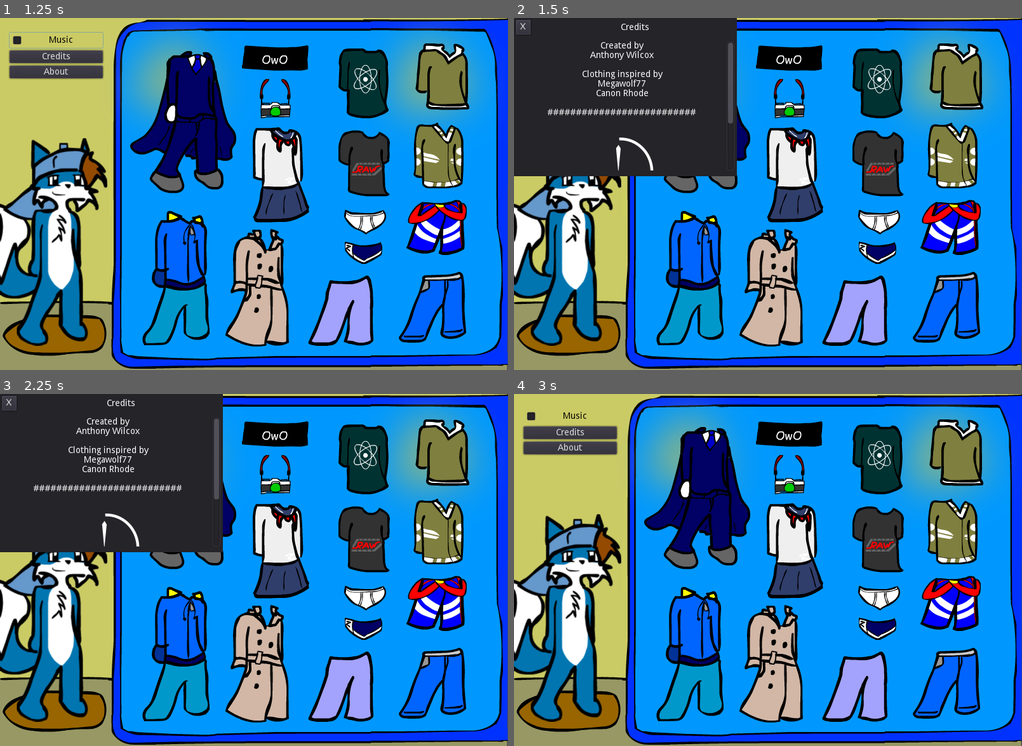
Above: before the commit, frames 1-4 (two rows, left to right).
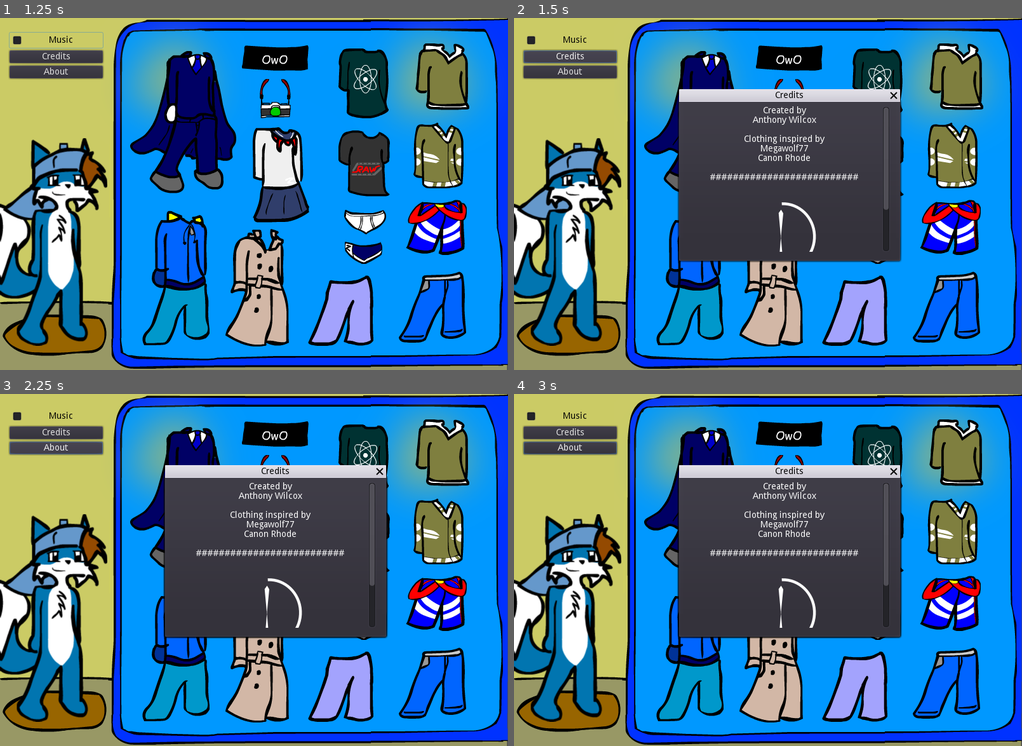
Above: after the commit, the same moments.

Repository: tonytins/dressupzack
Game: Godot game, scene res://GameScreen.tscn
The game is run twice, just before and just after one commit, with the same random seed, the same clock (stepped at 60 frames per second) and the same inputs.
Inputs (mouse positions are in pixels of both pictures, inside the frame that each line leads up to):
- Up to frame 1 (1.25 s): click "Music" at 0.5 s
- Up to frame 2 (1.5 s): click "Credits" at 1.25 s
- Up to frame 3 (2.25 s): click "About" at 2 s
- Up to frame 4 (3 s): click (524, 404) at 2.75 s, where only the run before the commit has a clickable "X"

Frame 1 is identical in both runs. In frame 2, 37% of the frame differs, in the area x 0-77%, y 0-70%; in frame 3, 37%; in frame 4, 21%.

Commit message:
Replaced custom windows with Godot's native ones
- Got rid of my custom windows for Godot's because I forgot the engine had those, for some reason. ¯\_(ツ)_/¯ Oh well, at least it frees up a lot of unnecessary baggage and stress. Everything else is pretty much the same, aside from that.

Diff:
--- a/project/GameScreen.tscn
+++ b/project/GameScreen.tscn
@@ -8,7 +8,7 @@
 [ext_resource path="res://Shell.tscn" type="PackedScene" id=6]
 [ext_resource path="res://Interface.tscn" type="PackedScene" id=7]
 
-[node name="GameScreen" type="Node2D" index="0"]
+[node name="GameScreen" type="Node2D"]
 
 script = ExtResource( 1 )
 
--- a/project/Interface.tscn
+++ b/project/Interface.tscn
@@ -20,7 +20,16 @@
 size_flags_vertical = 1
 script = ExtResource( 1 )
 
-[node name="ReferenceRect" type="ReferenceRect" parent="." index="0"]
+[node name="Music" type="AudioStreamPlayer" parent="." index="0"]
+
+stream = ExtResource( 2 )
+volume_db = 0.0
+pitch_scale = 1.0
+autoplay = true
+mix_target = 0
+bus = "Master"
+
+[node name="ReferenceRect" type="ReferenceRect" parent="." index="1"]
 
 anchor_left = 0.0
 anchor_top = 0.0
@@ -132,14 +141,134 @@
 align = 1
 _sections_unfolded = [ "Margin" ]
 
-[node name="Music" type="AudioStreamPlayer" parent="." index="1"]
-
-stream = ExtResource( 2 )
-volume_db = 0.0
-pitch_scale = 1.0
-autoplay = true
-mix_target = 0
-bus = "Master"
+[node name="AboutWin" type="WindowDialog" parent="." index="2"]
+
+visible = false
+anchor_left = 0.0
+anchor_top = 0.0
+anchor_right = 0.0
+anchor_bottom = 0.0
+margin_left = 260.0
+margin_top = 132.0
+margin_right = 608.0
+margin_bottom = 382.0
+rect_pivot_offset = Vector2( 0, 0 )
+rect_clip_content = false
+mouse_filter = 0
+mouse_default_cursor_shape = 0
+size_flags_horizontal = 1
+size_flags_vertical = 1
+popup_exclusive = false
+window_title = "KABO"
+resizable = false
+
+[node name="AboutTxt" type="RichTextLabel" parent="AboutWin" index="1"]
+
+anchor_left = 0.0
+anchor_top = 0.0
+anchor_right = 1.0
+anchor_bottom = 1.0
+margin_left = 12.0
+margin_top = 7.0
+margin_right = -16.0
+margin_bottom = -14.0
+rect_pivot_offset = Vector2( 0, 0 )
+rect_clip_content = true
+focus_mode = 2
+mouse_filter = 0
+mouse_default_cursor_shape = 0
+size_flags_horizontal = 1
+size_flags_vertical = 1
+bbcode_enabled = false
+bbcode_text = ""
+visible_characters = -1
+percent_visible = 1.0
+meta_underlined = true
+tab_size = 4
+text = "Zack's Dress Up is a port and remake of ZC's Dress Up. Both created by Anthony Wilcox.
+
+This is free software: you can redistribute it and/or modify it under the terms of the GNU General Public License as published by the Free Software Foundation; either version 3 of the License, or (at your option) any later version.
+
+Zack's Dress Up is distributed in the hope that it will be useful, but WITHOUT ANY WARRANTY; without even the implied warranty of MERCHANTABILITY or FITNESS FOR A PARTICULAR PURPOSE.  See the GNU General Public License for more details.
+
+You should have received a copy of the GNU General Public License along with Zack's Dress Up. If not, see: https://www.gnu.org/licenses/"
+scroll_active = true
+scroll_following = false
+selection_enabled = true
+override_selected_font_color = false
+
+[node name="CreditsWin" type="WindowDialog" parent="." index="3"]
+
+visible = false
+anchor_left = 0.0
+anchor_top = 0.0
+anchor_right = 0.0
+anchor_bottom = 0.0
+margin_left = 260.0
+margin_top = 132.0
+margin_right = 608.0
+margin_bottom = 382.0
+rect_pivot_offset = Vector2( 0, 0 )
+rect_clip_content = false
+mouse_filter = 0
+mouse_default_cursor_shape = 0
+size_flags_horizontal = 1
+size_flags_vertical = 1
+popup_exclusive = false
+window_title = "KCRE"
+resizable = false
+
+[node name="CreditsTxt" type="RichTextLabel" parent="CreditsWin" index="1"]
+
+anchor_left = 0.0
+anchor_top = 0.0
+anchor_right = 0.0
+anchor_bottom = 0.0
+margin_left = 12.0
+margin_top = 7.0
+margin_right = 332.0
+margin_bottom = 236.0
+rect_pivot_offset = Vector2( 0, 0 )
+rect_clip_content = true
+focus_mode = 2
+mouse_filter = 0
+mouse_default_cursor_shape = 0
+size_flags_horizontal = 1
+size_flags_vertical = 1
+bbcode_enabled = true
+bbcode_text = "[center]Created by
+Anthony Wilcox
+
+Clothing inspired by
+Megawolf77
+Canon Rhode
+
+##########################
+
+[img]assets/sixam_logo_200px.png[/img]
+SixAM is a brand by Anthony Wilcox.
+[/center]"
+visible_characters = -1
+percent_visible = 1.0
+meta_underlined = true
+tab_size = 4
+text = "Created by
+Anthony Wilcox
+
+Clothing inspired by
+Megawolf77
+Canon Rhode
+
+##########################
+
+
+SixAM is a brand by Anthony Wilcox.
+"
+scroll_active = true
+scroll_following = false
+selection_enabled = true
+override_selected_font_color = false
+_sections_unfolded = [ "BBCode" ]
 
 [connection signal="toggled" from="ReferenceRect/VertContainer/MusicBtn" to="." method="_on_MusicBtn_toggled"]
 
--- a/project/Shell.tscn
+++ b/project/Shell.tscn
@@ -1,6 +1,6 @@
 [gd_scene format=2]
 
-[node name="Shell" type="Control"]
+[node name="Shell" type="Control" index="0"]
 
 anchor_left = 0.0
 anchor_top = 0.0
@@ -15,7 +15,61 @@
 size_flags_horizontal = 1
 size_flags_vertical = 1
 
-[node name="RefRect" type="ReferenceRect" parent="." index="0"]
+[node name="HelpWin" type="WindowDialog" parent="." index="0"]
+
+visible = false
+anchor_left = 0.0
+anchor_top = 0.0
+anchor_right = 0.0
+anchor_bottom = 0.0
+margin_left = 183.0
+margin_top = 124.0
+margin_right = 373.0
+margin_bottom = 198.0
+rect_pivot_offset = Vector2( 0, 0 )
+rect_clip_content = false
+mouse_filter = 0
+mouse_default_cursor_shape = 0
+size_flags_horizontal = 1
+size_flags_vertical = 1
+popup_exclusive = false
+window_title = "KHELP"
+resizable = false
+
+[node name="HelpTxt" type="RichTextLabel" parent="HelpWin" index="1"]
+
+anchor_left = 0.0
+anchor_top = 0.0
+anchor_right = 1.0
+anchor_bottom = 1.0
+margin_top = 4.0
+rect_pivot_offset = Vector2( 0, 0 )
+rect_clip_content = true
+focus_mode = 2
+mouse_filter = 0
+mouse_default_cursor_shape = 0
+size_flags_horizontal = 1
+size_flags_vertical = 1
+bbcode_enabled = true
+bbcode_text = "[center]help - Shows this window
+lang en - Use English
+lang sv - Use Swedish
+close - Closes the shell[/center]"
+visible_characters = -1
+percent_visible = 1.0
+meta_underlined = true
+tab_size = 4
+text = "help - Shows this window
+lang en - Use English
+lang sv - Use Swedish
+close - Closes the shell"
+scroll_active = true
+scroll_following = false
+selection_enabled = true
+override_selected_font_color = false
+_sections_unfolded = [ "BBCode" ]
+
+[node name="RefRect" type="ReferenceRect" parent="." index="1"]
 
 anchor_left = 0.0
 anchor_top = 0.0
@@ -32,7 +86,7 @@
 size_flags_horizontal = 1
 size_flags_vertical = 1
 
-[node name="HSplit" type="HSplitContainer" parent="RefRect" index="0"]
+[node name="CmdLine" type="LineEdit" parent="RefRect" index="0"]
 
 anchor_left = 0.0
 anchor_top = 0.0
@@ -42,24 +96,6 @@
 margin_top = 6.0
 margin_right = 288.0
 margin_bottom = 30.0
-rect_pivot_offset = Vector2( 0, 0 )
-rect_clip_content = false
-mouse_filter = 0
-mouse_default_cursor_shape = 0
-size_flags_horizontal = 1
-size_flags_vertical = 1
-split_offset = 165
-collapsed = false
-dragger_visibility = 0
-
-[node name="CmdLine" type="LineEdit" parent="RefRect/HSplit" index="0"]
-
-anchor_left = 0.0
-anchor_top = 0.0
-anchor_right = 0.0
-anchor_bottom = 0.0
-margin_right = 223.0
-margin_bottom = 24.0
 rect_pivot_offset = Vector2( 0, 0 )
 rect_clip_content = false
 focus_mode = 2
@@ -75,27 +111,3 @@
 caret_blink_speed = 0.65
 caret_position = 0
 _sections_unfolded = [ "Caret" ]
-
-[node name="ExitBtn" type="Button" parent="RefRect/HSplit" index="1"]
-
-anchor_left = 0.0
-anchor_top = 0.0
-anchor_right = 0.0
-anchor_bottom = 0.0
-margin_left = 235.0
-margin_right = 282.0
-margin_bottom = 24.0
-rect_pivot_offset = Vector2( 0, 0 )
-rect_clip_content = false
-focus_mode = 2
-mouse_filter = 0
-mouse_default_cursor_shape = 0
-size_flags_horizontal = 1
-size_flags_vertical = 1
-toggle_mode = false
-enabled_focus_mode = 2
-shortcut = null
-group = null
-text = "Close"
-flat = false
-align = 1
--- a/project/lang/local.csv
+++ b/project/lang/local.csv
@@ -3,3 +3,4 @@
 KCRE,Credits,Eftertexter
 KABO,About,Handla om
 KSOO,Coming Soon,Kommer snart
+KHELP,Help,Hjälp
--- a/project/project.godot
+++ b/project/project.godot
@@ -24,7 +24,7 @@
 
 [input]
 
-ui_test=[ Object(InputEventKey,"resource_local_to_scene":false,"resource_name":"","device":0,"alt":false,"shift":false,"control":true,"meta":false,"command":true,"pressed":false,"scancode":16777255,"unicode":0,"echo":false,"script":null)
+ui_shell=[ Object(InputEventKey,"resource_local_to_scene":false,"resource_name":"","device":0,"alt":false,"shift":false,"control":true,"meta":false,"command":true,"pressed":false,"scancode":16777255,"unicode":0,"echo":false,"script":null)
  ]
 
 [locale]
--- a/project/src/GameScreen.gd
+++ b/project/src/GameScreen.gd
@@ -1,20 +1,25 @@
 extends Node2D
 
 onready var shell = $Shell
-onready var cmdl = $Shell/RefRect/HSplit/CmdLine
-onready var cmdl_exit_btn = $Shell/RefRect/HSplit/ExitBtn
+onready var cmdl = $Shell/RefRect/CmdLine
+onready var cmdl_help = $Shell/HelpWin
+
+const CLOSE_CMD = "close"
 
 func _process(delta):
 	cmd_interface()
 
 func cmd_interface():
-	if Input.is_action_pressed("ui_test"):
+	if Input.is_action_pressed("ui_shell"):
+		if cmdl.text == CLOSE_CMD:
+			cmdl.text = ""
 		shell.show()
-
-	if cmdl_exit_btn.pressed:
-		shell.hide()
 
 	if cmdl.text == "lang sv" and Input.is_key_pressed(KEY_ENTER):
 		TranslationServer.set_locale("sv")
 	elif cmdl.text == "lang en" and Input.is_key_pressed(KEY_ENTER):
 		TranslationServer.set_locale("en")
+	elif cmdl.text == "help"and Input.is_key_pressed(KEY_ENTER):
+		cmdl_help.show()
+	elif cmdl.text == CLOSE_CMD and Input.is_key_pressed(KEY_ENTER):
+		shell.hide()
--- a/project/src/Interface.gd
+++ b/project/src/Interface.gd
@@ -2,18 +2,14 @@
 # See the LICENSE file in the project root for more information.
 extends Control
 
-onready var coming_soon_win = preload("res://windows/ComingSoon.tscn")
-onready var about_win = preload("res://windows/About.tscn")
-onready var credits_win = preload("res://windows/Credits.tscn")
+onready var about_win = $AboutWin
+onready var credits_win = $CreditsWin
 
 func _on_AboutBtn_pressed():
-	var win_instance = about_win.instance()
-	add_child(win_instance)
-
+	about_win.show()
 
 func _on_CreditsBtn_pressed():
-	var win_instance = credits_win.instance()
-	add_child(win_instance)
+	credits_win.show()
 
 func _on_MusicBtn_toggled(button_pressed):
 	if button_pressed == true:
--- a/project/widgets/WindowControl.tscn
+++ /dev/null
@@ -1,179 +0,0 @@
-[gd_scene load_steps=2 format=2]
-
-[ext_resource path="res://src/WindowControl.gd" type="Script" id=1]
-
-[node name="WindowControl" type="Control"]
-
-anchor_left = 0.0
-anchor_top = 0.0
-anchor_right = 0.0
-anchor_bottom = 0.0
-margin_right = 40.0
-margin_bottom = 40.0
-rect_pivot_offset = Vector2( 0, 0 )
-rect_clip_content = false
-mouse_filter = 0
-mouse_default_cursor_shape = 0
-size_flags_horizontal = 1
-size_flags_vertical = 1
-script = ExtResource( 1 )
-toolbar_title = ""
-content_text = ""
-content_height = 216
-
-[node name="WindowFrame" type="ReferenceRect" parent="." index="0"]
-
-anchor_left = 0.0
-anchor_top = 0.0
-anchor_right = 0.0
-anchor_bottom = 0.0
-margin_right = 351.0
-margin_bottom = 249.0
-rect_pivot_offset = Vector2( 0, 0 )
-rect_clip_content = false
-mouse_filter = 0
-mouse_default_cursor_shape = 0
-size_flags_horizontal = 1
-size_flags_vertical = 1
-_sections_unfolded = [ "Patch Margin", "Rect" ]
-
-[node name="ContentFrame" type="ReferenceRect" parent="WindowFrame" index="0"]
-
-anchor_left = 0.0
-anchor_top = 0.0
-anchor_right = 0.0
-anchor_bottom = 0.0
-margin_top = 32.0
-margin_right = 350.0
-margin_bottom = 248.0
-rect_pivot_offset = Vector2( 0, 0 )
-rect_clip_content = false
-mouse_filter = 0
-mouse_default_cursor_shape = 0
-size_flags_horizontal = 1
-size_flags_vertical = 1
-_sections_unfolded = [ "Rect" ]
-
-[node name="ContentPanel" type="Panel" parent="WindowFrame/ContentFrame" index="0"]
-
-anchor_left = 0.0
-anchor_top = 0.0
-anchor_right = 1.0
-anchor_bottom = 1.0
-margin_right = 1.0
-rect_pivot_offset = Vector2( 0, 0 )
-rect_clip_content = false
-mouse_filter = 0
-mouse_default_cursor_shape = 0
-size_flags_horizontal = 1
-size_flags_vertical = 1
-_sections_unfolded = [ "Rect" ]
-
-[node name="ContentTxt" type="RichTextLabel" parent="WindowFrame/ContentFrame" index="1"]
-
-anchor_left = 0.0
-anchor_top = 0.0
-anchor_right = 0.0
-anchor_bottom = 0.0
-margin_left = 6.0
-margin_top = 5.0
-margin_right = 347.0
-margin_bottom = 208.0
-rect_pivot_offset = Vector2( 0, 0 )
-rect_clip_content = true
-mouse_filter = 0
-mouse_default_cursor_shape = 0
-size_flags_horizontal = 1
-size_flags_vertical = 1
-bbcode_enabled = true
-bbcode_text = ""
-visible_characters = -1
-percent_visible = 1.0
-meta_underlined = true
-tab_size = 4
-text = ""
-scroll_active = true
-scroll_following = false
-selection_enabled = false
-override_selected_font_color = false
-_sections_unfolded = [ "BBCode" ]
-
-[node name="TitleBarFrame" type="ReferenceRect" parent="WindowFrame" index="1"]
-
-anchor_left = 0.0
-anchor_top = 0.0
-anchor_right = 0.0
-anchor_bottom = 0.0
-margin_right = 351.0
-margin_bottom = 33.0
-rect_pivot_offset = Vector2( 0, 0 )
-rect_clip_content = false
-mouse_filter = 0
-mouse_default_cursor_shape = 0
-size_flags_horizontal = 1
-size_flags_vertical = 1
-_sections_unfolded = [ "Rect" ]
-
-[node name="TitleBar" type="Panel" parent="WindowFrame/TitleBarFrame" index="0"]
-
-anchor_left = 0.0
-anchor_top = 0.0
-anchor_right = 1.0
-anchor_bottom = 1.0
-rect_pivot_offset = Vector2( 0, 0 )
-rect_clip_content = false
-mouse_filter = 0
-mouse_default_cursor_shape = 0
-size_flags_horizontal = 1
-size_flags_vertical = 1
-
-[node name="CloseBtn" type="Button" parent="WindowFrame/TitleBarFrame/TitleBar" index="0"]
-
-anchor_left = 0.0
-anchor_top = 0.0
-anchor_right = 0.0
-anchor_bottom = 0.0
-margin_left = 3.0
-margin_top = 3.0
-margin_right = 26.0
-margin_bottom = 26.0
-rect_pivot_offset = Vector2( 0, 0 )
-rect_clip_content = false
-focus_mode = 2
-mouse_filter = 0
-mouse_default_cursor_shape = 0
-size_flags_horizontal = 1
-size_flags_vertical = 1
-toggle_mode = false
-enabled_focus_mode = 2
-shortcut = null
-group = null
-text = "X"
-flat = false
-align = 1
-_sections_unfolded = [ "Rect" ]
-
-[node name="TitleLbl" type="Label" parent="WindowFrame/TitleBarFrame/TitleBar" index="1"]
-
-anchor_left = 0.0
-anchor_top = 0.0
-anchor_right = 1.0
-anchor_bottom = 0.0
-margin_left = 31.0
-margin_bottom = 31.0
-rect_pivot_offset = Vector2( 0, 0 )
-rect_clip_content = false
-mouse_filter = 2
-mouse_default_cursor_shape = 0
-size_flags_horizontal = 1
-size_flags_vertical = 4
-text = "Title Bar"
-align = 1
-valign = 1
-percent_visible = 1.0
-lines_skipped = 0
-max_lines_visible = -1
-
-[connection signal="gui_input" from="WindowFrame/TitleBarFrame/TitleBar" to="." method="_on_TitleBar_gui_input"]
-
-[connection signal="pressed" from="WindowFrame/TitleBarFrame/TitleBar/CloseBtn" to="." method="_on_CloseBtn_pressed"]
--- a/project/windows/About.tscn
+++ /dev/null
@@ -1,16 +0,0 @@
-[gd_scene load_steps=2 format=2]
-
-[ext_resource path="res://widgets/WindowControl.tscn" type="PackedScene" id=1]
-
-[node name="About" type="Node"]
-
-[node name="WindowControl" parent="." index="0" instance=ExtResource( 1 )]
-
-toolbar_title = "KABO"
-content_text = "Zack's Dress Up is a port and remake of ZC's Dress Up. Both created by Anthony Wilcox.
-
-This is free software: you can redistribute it and/or modify it under the terms of the GNU General Public License as published by the Free Software Foundation; either version 3 of the License, or (at your option) any later version.
-
-Zack's Dress Up is distributed in the hope that it will be useful, but WITHOUT ANY WARRANTY; without even the implied warranty of MERCHANTABILITY or FITNESS FOR A PARTICULAR PURPOSE.  See the GNU General Public License for more details.
-
-You should have received a copy of the GNU General Public License along with Zack's Dress Up. If not, see: https://www.gnu.org/licenses/"
--- a/project/windows/ComingSoon.tscn
+++ /dev/null
@@ -1,11 +0,0 @@
-[gd_scene load_steps=2 format=2]
-
-[ext_resource path="res://widgets/WindowControl.tscn" type="PackedScene" id=1]
-
-[node name="ComingSoon" type="Node"]
-
-[node name="WindowControl" parent="." index="0" instance=ExtResource( 1 )]
-
-toolbar_title = "KSOO"
-content_text = "This feature has not been implemented yet."
-content_height = 30
--- a/project/windows/Credits.tscn
+++ /dev/null
@@ -1,22 +0,0 @@
-[gd_scene load_steps=2 format=2]
-
-[ext_resource path="res://widgets/WindowControl.tscn" type="PackedScene" id=1]
-
-[node name="Credits" type="Node"]
-
-[node name="WindowControl" parent="." index="0" instance=ExtResource( 1 )]
-
-toolbar_title = "KCRE"
-content_text = "[center]Created by
-Anthony Wilcox
-
-Clothing inspired by
-Megawolf77
-Canon Rhode
-
-##########################
-
-[img]assets/sixam_logo_200px.png[/img]
-SixAM is a brand by Anthony Wilcox.
-[/center]"
-content_height = 217
Binary file changed: project/lang/local.en.translation
Binary file changed: project/lang/local.sv.translation
